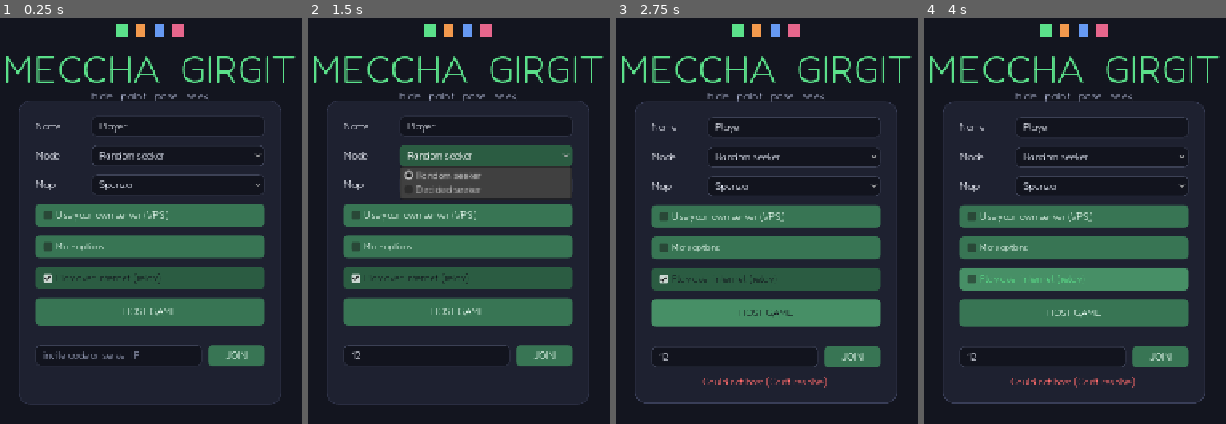
Above: before the commit, frames 1-4 (left to right).
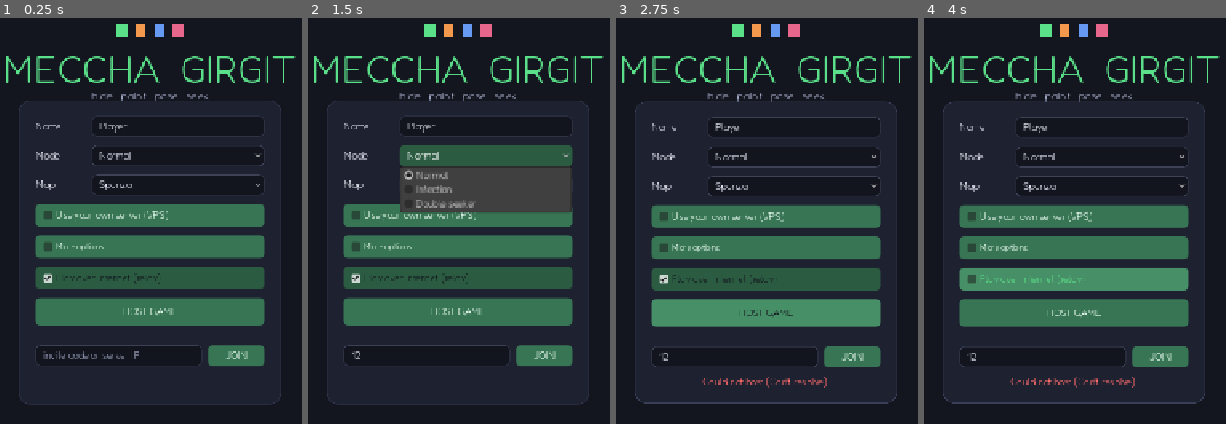
Above: after the commit, the same moments.

Repository: Occupying-Mars/meccha-girgit
Game: Godot game, scene res://scenes/ui/main_menu.tscn
The game is run twice, just before and just after one commit, with the same random seed, the same clock (stepped at 60 frames per second) and the same inputs.
Inputs (mouse positions are in pixels of both pictures, inside the frame that each line leads up to):
- Up to frame 1 (0.25 s): no input
- Up to frame 2 (1.5 s): click (425, 354) at 0.52 s; type "12" at 0.6 s; click "Random seeker" (after the commit: "Normal") at 1.25 s
- Up to frame 3 (2.75 s): click "HOST GAME" at 2 s
- Up to frame 4 (4 s): click "Random seeker" (after the commit: "Normal") at 2.75 s; click "Play over internet (relay)" at 3.5 s

The runs differ from the first frame. In frame 1, 0.2% of the frame differs, in the area x 33-55%, y 33-35%; in frame 2, 2.5%, in the area x 30-88%, y 33-48%; in frame 3, 0.2%; in frame 4, 0.2%.

Commit message:
feat(modes): Infection + Double Seeker, lobby map/mode pickers, camera fix
- modes: Infection (caught hiders convert to seekers via a become_seeker role
  swap) and Double (two seekers, needs 3+). Selectable in the host menu and in
  the dedicated-server lobby — the admin picks game mode + map and they're sent
  to the server on Start. --gamemode CLI flag for the dedicated server.
- net: generalised seeker_id -> seeker_ids; unified round-end (no active hiders
  -> RESULTS); seeker setup resets to full-size collision so an infected hider
  grows back to normal.
- fix(camera): drop the third-person SpringArm collision while the paint/pose
  menu is open, so an object behind you no longer zooms the camera into your
  back — you can see the whole body to paint it.

Co-Authored-By: Claude Opus 4.8 <noreply@anthropic.com>

Diff:
--- a/scenes/ui/lobby.tscn
+++ b/scenes/ui/lobby.tscn
@@ -58,6 +58,12 @@
 layout_mode = 2
 text = "Mode:  --"
 
+[node name="GameModePick" type="OptionButton" parent="Panel/Margin/VBox"]
+layout_mode = 2
+
+[node name="MapPick" type="OptionButton" parent="Panel/Margin/VBox"]
+layout_mode = 2
+
 [node name="PlayersTitle" type="Label" parent="Panel/Margin/VBox"]
 layout_mode = 2
 text = "Players:"
--- a/scripts/net/net_game.gd
+++ b/scripts/net/net_game.gd
@@ -107,6 +107,7 @@
 	#   --dedicated [--map=backrooms] [--mode=random|decided] [--prep=N] [--seek=N]
 	var map_id := "backrooms"  # default needs no downloaded assets
 	var gmode := NetSession.Mode.RANDOM
+	var play_mode := 0  # game mode: 0 Normal · 1 Infection · 2 Double
 	var prep := 45.0
 	var seek := 120.0
 	for raw in OS.get_cmdline_user_args():
@@ -115,11 +116,15 @@
 			map_id = a.substr("--map=".length())
 		elif a.begins_with("--mode="):
 			gmode = NetSession.Mode.DECIDED if a.substr("--mode=".length()) == "decided" else NetSession.Mode.RANDOM
+		elif a.begins_with("--gamemode="):
+			var gm := a.substr("--gamemode=".length())
+			play_mode = 1 if gm == "infection" else (2 if gm == "double" else 0)
 		elif a.begins_with("--prep="):
 			prep = float(a.substr("--prep=".length()))
 		elif a.begins_with("--seek="):
 			seek = float(a.substr("--seek=".length()))
 	NetSession.selected_map = map_id
+	NetSession.game_mode = play_mode
 	NetSession.prep_seconds = prep
 	NetSession.seek_seconds = seek
 	var err := NetSession.host_dedicated(gmode)
@@ -392,9 +397,13 @@
 	var target := _players.get_node_or_null(str(target_id))
 	if target == null or target.caught or target.role != NetPlayer.Role.HIDER:
 		return
-	target.set_caught.rpc()
-	print("[net] eliminated hider ", target_id)
-	_check_all_caught()
+	if NetSession.game_mode == 1:  # INFECTION — caught hider joins the seekers
+		target.become_seeker.rpc()
+		print("[net] infected hider ", target_id)
+	else:
+		target.set_caught.rpc()
+		print("[net] eliminated hider ", target_id)
+	_check_round_end()
 
 
 ## Host-only: clear the round and start a fresh one (from the results menu).
@@ -409,18 +418,18 @@
 	_on_session_started()  # respawns everyone + start_match (re-applies durations)
 
 
-func _check_all_caught() -> void:
-	# Seekers win as soon as every hider has been found.
-	var hiders := 0
-	var caught := 0
+func _check_round_end() -> void:
+	# Round ends when no hider is left "in play": caught (Normal/Double) or
+	# converted to a seeker (Infection). Either way, no active hiders remain.
+	if GameState.phase != GameState.Phase.SEEK:
+		return
+	var active_hiders := 0
 	for p in _players.get_children():
-		if p.role == NetPlayer.Role.HIDER:
-			hiders += 1
-			if p.caught:
-				caught += 1
-	if hiders > 0 and caught == hiders and GameState.phase == GameState.Phase.SEEK:
+		if p.role == NetPlayer.Role.HIDER and not p.caught:
+			active_hiders += 1
+	if active_hiders == 0:
 		GameState.set_phase(GameState.Phase.RESULTS)
-		print("[net] all hiders caught -> RESULTS")
+		print("[net] no hiders left -> RESULTS")
 
 
 func _spawn_pos(slot: int) -> Vector3:
--- a/scripts/net/net_player.gd
+++ b/scripts/net/net_player.gd
@@ -130,11 +130,22 @@
 		_camera.transform.origin = Vector3.ZERO
 		_pitch_angle = 0.0
 		_pitch.rotation.x = 0.0
+		# Full-size collision + body. Also UNDOES the hider shrink when a caught
+		# hider is infected into a seeker mid-round (infection mode).
+		var fc := CapsuleShape3D.new()
+		fc.radius = 0.25
+		fc.height = 1.7
+		_collision.shape = fc
+		_collision.scale = Vector3.ONE
+		_collision.position.y = 0.85
+		_collision.disabled = false
+		body.scale = Vector3.ONE
 		# Shots should land on the VISIBLE painted body, so cast against the paint
 		# trimesh (matches the mesh, and works even while a hider is wall-stuck and
 		# their movement capsule is disabled) + the world. Exclude our own capsule
 		# AND body parts so we never shoot ourselves.
 		_muzzle.collision_mask = 1 | HiderBody.PAINT_LAYER
+		_muzzle.clear_exceptions()
 		_muzzle.add_exception(self)
 		for sb in _own_static_bodies():
 			_muzzle.add_exception(sb)
@@ -239,12 +250,16 @@
 		_pose_menu.close()
 	_menu_open = true
 	Input.mouse_mode = Input.MOUSE_MODE_VISIBLE
+	# Stop the camera arm from zooming in on anything behind you while painting /
+	# posing — you need the full body in view to colour it. Restored on close.
+	_spring.collision_mask = 0
 	menu.open()
 
 
 func _on_menu_closed() -> void:
 	if not _paint_menu.visible and not _pose_menu.visible:
 		_menu_open = false
+		_spring.collision_mask = 1  # camera collides with the world again
 		Input.mouse_mode = Input.MOUSE_MODE_CAPTURED
 
 
@@ -500,6 +515,36 @@
 	print("[net_player] caught: ", name)
 
 
+## Infection mode: convert a caught hider into a seeker (they join the hunt).
+## Runs on every peer (call_local) so the role swap — full size, FP camera, gun —
+## is seen by everyone. Host-validated, same as set_caught.
+@rpc("authority", "call_local", "reliable")
+func become_seeker() -> void:
+	var s := multiplayer.get_remote_sender_id()
+	if s != 1 and s != 0:
+		return
+	if role == Role.SEEKER:
+		return
+	role = Role.SEEKER
+	caught = false
+	remove_from_group("hider")
+	body.reset_to_blank()
+	body.apply_pose("stand", false)
+	_configure_role()  # full size, FP camera, shooting
+	if _is_mine:
+		if _paint_menu != null:
+			_paint_menu.queue_free()
+			_paint_menu = null
+		if _pose_menu != null:
+			_pose_menu.queue_free()
+			_pose_menu = null
+		_menu_open = false
+		if _seeker_hud == null:
+			_seeker_hud = SEEKER_HUD.instantiate()
+			add_child(_seeker_hud)
+		Input.mouse_mode = Input.MOUSE_MODE_CAPTURED
+
+
 ## Host-only: push this avatar's full current state to a late joiner so it
 ## sees paint/pose/caught that happened before it connected. Goes through the
 ## same get/apply_paint_state path, so it survives the freehand-paint upgrade.
--- a/scripts/net/net_session.gd
+++ b/scripts/net/net_session.gd
@@ -40,7 +40,11 @@
 var username: String = "Player"
 var mode: int = Mode.RANDOM
 var decided_seeker_id: int = 1
-var seeker_id: int = 1
+## Game mode: 0 = Normal (caught hiders are out), 1 = Infection (caught hiders
+## turn seeker), 2 = Double (two seekers). Set by the host, replicated at start.
+var game_mode: int = 0
+## Who starts as seeker (1+ ids). Generalised from a single seeker for Double.
+var seeker_ids: Array = []
 ## Map the host picked; replicated to everyone at match start so all players
 ## load the SAME arena. Keys must match NetGame.MAPS ("sponza" / "arena").
 var selected_map: String = "sponza"
@@ -441,12 +445,15 @@
 	if multiplayer.is_server():
 		start_game()
 	else:
-		_server_start.rpc_id(1)
+		# Hand the admin's lobby picks (game mode + map) to the server.
+		_server_start.rpc_id(1, game_mode, selected_map)
 
 
 @rpc("any_peer", "call_remote", "reliable")
-func _server_start() -> void:
+func _server_start(gmode: int, map_id: String) -> void:
 	if multiplayer.is_server() and dedicated and multiplayer.get_remote_sender_id() == admin_id:
+		game_mode = gmode
+		selected_map = map_id
 		start_game()
 
 
@@ -458,25 +465,30 @@
 	var ids := players.keys()
 	if ids.is_empty():
 		return
-	var sid := decided_seeker_id if mode == Mode.DECIDED else int(ids[randi() % ids.size()])
-	# sid == 0 means "nobody seeks" (everyone hides) — keep it; only fix
-	# genuinely invalid non-zero ids.
-	if sid != 0 and not players.has(sid):
-		sid = int(ids[0])
-	_begin.rpc(sid, selected_map)
-	_begin(sid, selected_map)  # host runs it too
+	var sids: Array = []
+	if mode == Mode.DECIDED and players.has(decided_seeker_id):
+		sids = [decided_seeker_id]
+	else:
+		# Double needs 3+ players (else it'd leave nobody hiding); otherwise 1.
+		var want := 2 if game_mode == 2 and ids.size() >= 3 else 1
+		var pool: Array = ids.duplicate()
+		pool.shuffle()
+		sids = pool.slice(0, want)
+	_begin.rpc(sids, selected_map, game_mode)
+	_begin(sids, selected_map, game_mode)  # host runs it too
 
 
 @rpc("authority", "call_remote", "reliable")
-func _begin(sid: int, map_id: String) -> void:
-	seeker_id = sid
+func _begin(sids: Array, map_id: String, gmode: int) -> void:
+	seeker_ids = sids
 	selected_map = map_id  # everyone builds the host's chosen map
+	game_mode = gmode
 	started.emit()
 
 
 func role_for(id: int) -> int:
 	# 0 = HIDER, 1 = SEEKER (matches NetPlayer.Role).
-	return 1 if id == seeker_id else 0
+	return 1 if id in seeker_ids else 0
 
 
 ## Client: connect straight to a dedicated server by IP:port (the most
--- a/scripts/ui/lobby.gd
+++ b/scripts/ui/lobby.gd
@@ -8,6 +8,8 @@
 @onready var _mode: Label = $Panel/Margin/VBox/ModeLabel
 @onready var _list: VBoxContainer = $Panel/Margin/VBox/Players
 @onready var _seeker_pick: OptionButton = $Panel/Margin/VBox/SeekerPick
+@onready var _game_mode_pick: OptionButton = $Panel/Margin/VBox/GameModePick
+@onready var _map_pick: OptionButton = $Panel/Margin/VBox/MapPick
 @onready var _start: Button = $Panel/Margin/VBox/StartBtn
 @onready var _waiting: Label = $Panel/Margin/VBox/Waiting
 @onready var _copy_btn: Button = $Panel/Margin/VBox/CopyBtn
@@ -22,9 +24,22 @@
 	NetSession.players_changed.connect(_refresh)
 	GameState.phase_changed.connect(_on_phase)
 
-	_mode.text = "Mode:  %s" % ("Random seeker" if NetSession.mode == NetSession.Mode.RANDOM else "Decided seeker")
 	# Wire controls once; admin-vs-not visibility is set in _refresh, because on a
 	# dedicated server the admin is only known once the first client registers.
+	_game_mode_pick.clear()
+	_game_mode_pick.add_item("Normal — caught hiders are out", 0)
+	_game_mode_pick.add_item("Infection — caught hiders turn seeker", 1)
+	_game_mode_pick.add_item("Double seeker (3+ players)", 2)
+	_game_mode_pick.select(clampi(NetSession.game_mode, 0, 2))
+	_game_mode_pick.item_selected.connect(_on_game_mode_pick)
+	# Map picker — the admin's choice is sent to the server on Start.
+	_map_pick.clear()
+	for id in NetGame.MAPS:
+		_map_pick.add_item(NetGame.MAPS[id]["label"])
+		_map_pick.set_item_metadata(_map_pick.item_count - 1, id)
+		if id == NetSession.selected_map:
+			_map_pick.select(_map_pick.item_count - 1)
+	_map_pick.item_selected.connect(_on_map_pick)
 	_start.pressed.connect(func (): NetSession.request_start())
 	_seeker_pick.item_selected.connect(_on_seeker_pick)
 	_copy_btn.pressed.connect(_on_copy)
@@ -53,6 +68,10 @@
 	var admin := NetSession.is_admin()
 	_start.visible = admin
 	_waiting.visible = not admin
+	_game_mode_pick.visible = admin  # only the admin chooses the mode + map
+	_map_pick.visible = admin
+	var gm_names := ["Normal", "Infection", "Double seeker"]
+	_mode.text = "Game mode:  %s" % gm_names[clampi(NetSession.game_mode, 0, 2)]
 	if NetSession.dedicated:
 		_code.text = "Dedicated server" + ("  —  you're the admin" if admin else "")
 		_copy_btn.visible = false
@@ -95,3 +114,12 @@
 func _on_seeker_pick(index: int) -> void:
 	NetSession.decided_seeker_id = _seeker_pick.get_item_id(index)
 	_refresh()
+
+
+func _on_game_mode_pick(index: int) -> void:
+	NetSession.game_mode = _game_mode_pick.get_item_id(index)
+	_refresh()
+
+
+func _on_map_pick(index: int) -> void:
+	NetSession.selected_map = _map_pick.get_item_metadata(index)
--- a/scripts/ui/main_menu.gd
+++ b/scripts/ui/main_menu.gd
@@ -41,8 +41,9 @@
 			_auto_join(s.substr("--joinserver=".length()))
 			return
 	_mode.clear()
-	_mode.add_item("Random seeker", NetSession.Mode.RANDOM)
-	_mode.add_item("Decided seeker", NetSession.Mode.DECIDED)
+	_mode.add_item("Normal", 0)         # caught hiders are out
+	_mode.add_item("Infection", 1)      # caught hiders turn seeker
+	_mode.add_item("Double seeker", 2)  # two seekers (needs 3+ players)
 	_map.clear()
 	for id in NetGame.MAPS:
 		_map.add_item(NetGame.MAPS[id]["label"])
@@ -165,8 +166,9 @@
 	NetSession.prep_seconds = _hide_spin.value
 	NetSession.seek_seconds = _seek_spin.value
 	NetSession.selected_map = _map.get_item_metadata(_map.selected)
+	NetSession.game_mode = _mode.get_selected_id()  # 0 Normal · 1 Infection · 2 Double
 	_set_busy("Connecting to relay…" if _online.button_pressed else "Hosting…")
-	var err: int = await NetSession.host_game(_username.text, _mode.get_selected_id(), _online.button_pressed)
+	var err: int = await NetSession.host_game(_username.text, NetSession.Mode.RANDOM, _online.button_pressed)
 	if err != OK:
 		_set_error("Could not host (%s)." % error_string(err))
 		return
